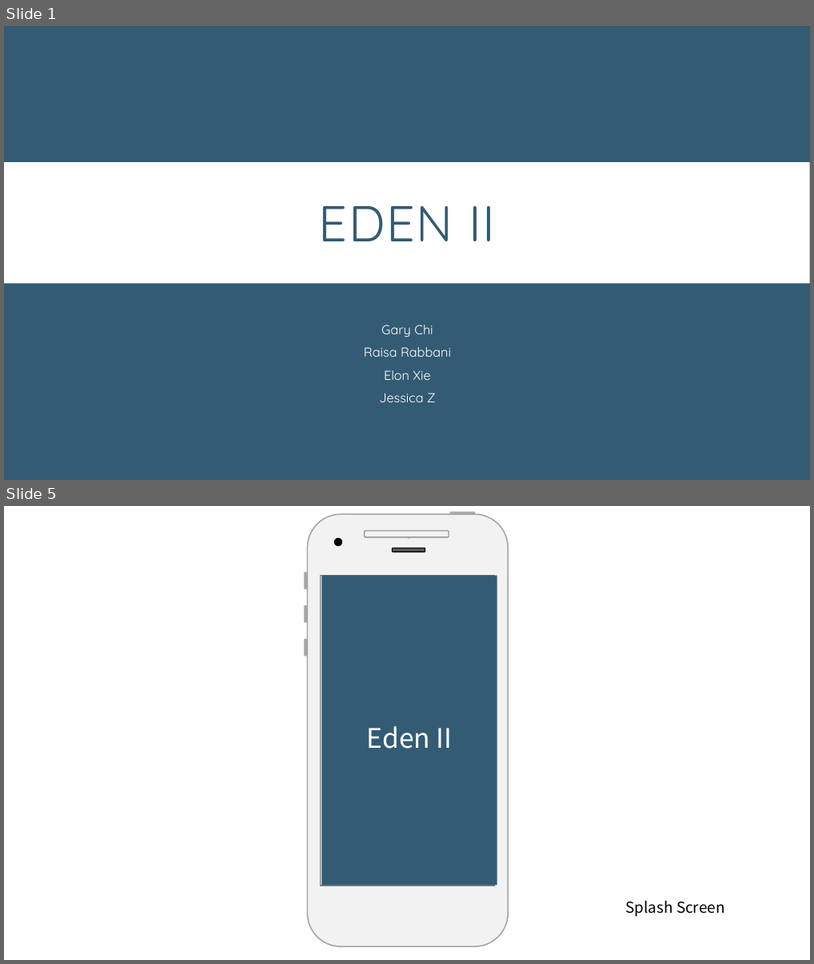
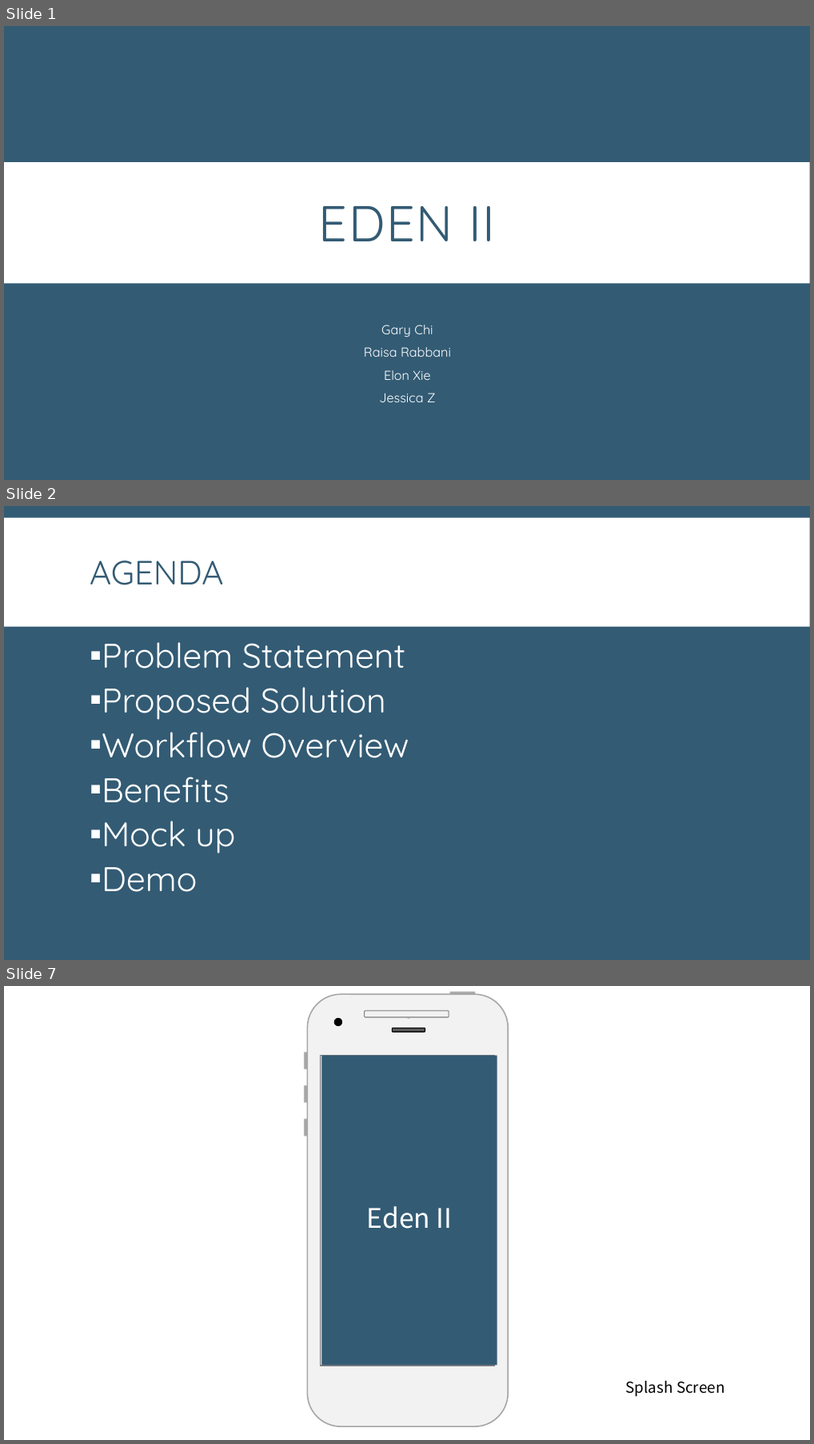
Before and after one commit to brooklyn2016/team-19, a slide deck: presentation-Final Edit.pptx. Shown one above the other, each under a label of ours: slides 1 and 5 before the commit, slides 1, 2 and 7 after it; the slides between them are not shown. The pictures are 814x964 and 814x1444 pixels, drawn with LibreOffice and Linux fonts; fonts in the diff are those of the drawing. Boxes give left, top, right and bottom in pixels: in the first picture for what was removed or moved away, otherwise in the second. Text is boxed around its words. In the diff, an @@ line names an element or a change of style, - is before the commit and + after.

```diff
--- a/presentation-Final Edit.pptx
+++ b/presentation-Final Edit.pptx
@@ slide 2 added at box(4, 506, 810, 960), background #335B74 @@
@@ rectangle added at box(4, 517, 810, 626), fill #FFFFFF @@
@@ title added at box(90, 560, 224, 585), 40 pt, text #335B74 @@
+AGENDA
@@ text added at box(102, 642, 410, 892), 40.7 pt, text #FFFFFF @@
+▪ Problem Statement
+▪ Proposed Solution
+▪ Workflow Overview
+▪ Benefits
+▪ Mock up
+▪ Demo
@@ what was slide 5 is now slide 7 @@
```
Also in this commit, not shown: 11 slides changed, 2 other slides added.
